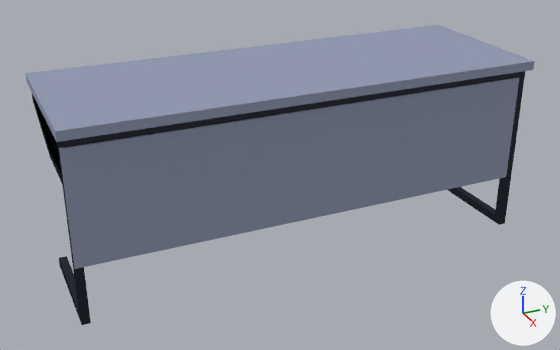
What one commit did to the Blender file NotForBroadcastPOC-Sourcetree/Assets/Blender Files/- Furnature/side desk LOD B.blend.
One viewpoint serves both versions: a 50 mm camera at (1.756, -0.834, 1.014) aimed at (0.105, -0.091, 0.188). Every picture has the same lights, and +X, +Y and +Z are marked at lower right.

The first picture shows 'Back panel side', 'Side Table Top', 'metal frame and legs SIDE'.
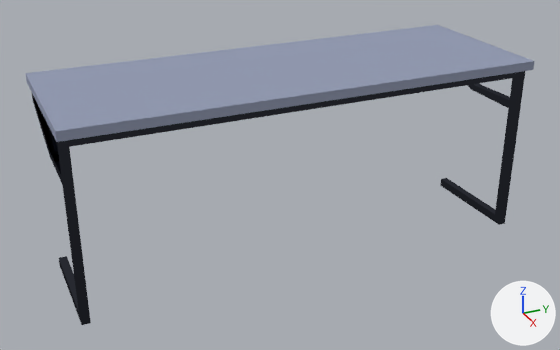
The edits, one by one:
Object 'Back panel side' (ob_back_panel_side) is now hidden.

Changed parts and their boxes (x1, y1, x2, y2) in the pictures (560 x 350 px):
'Back panel side', hidden (blue): before (59, 77, 519, 269)
